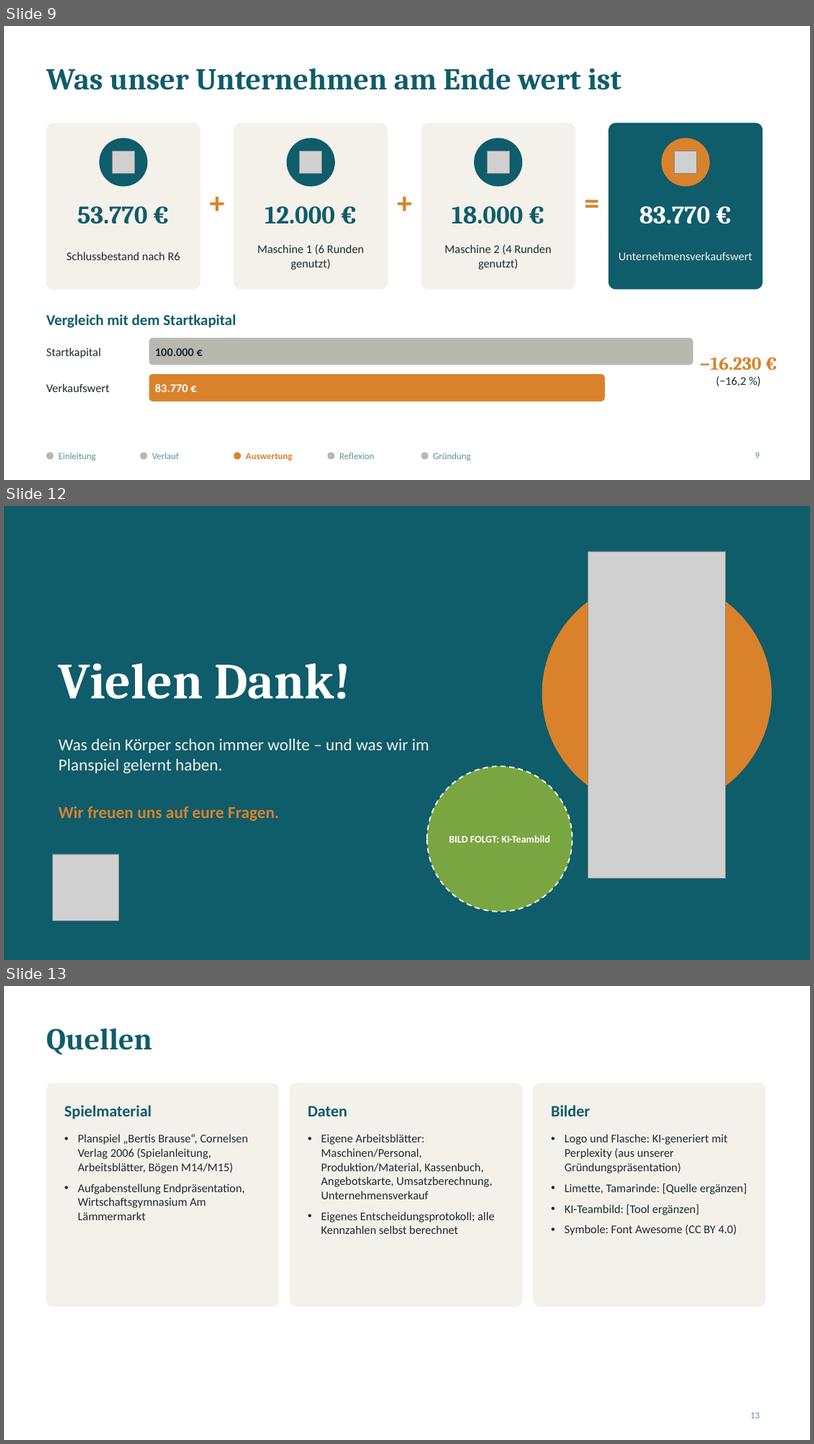
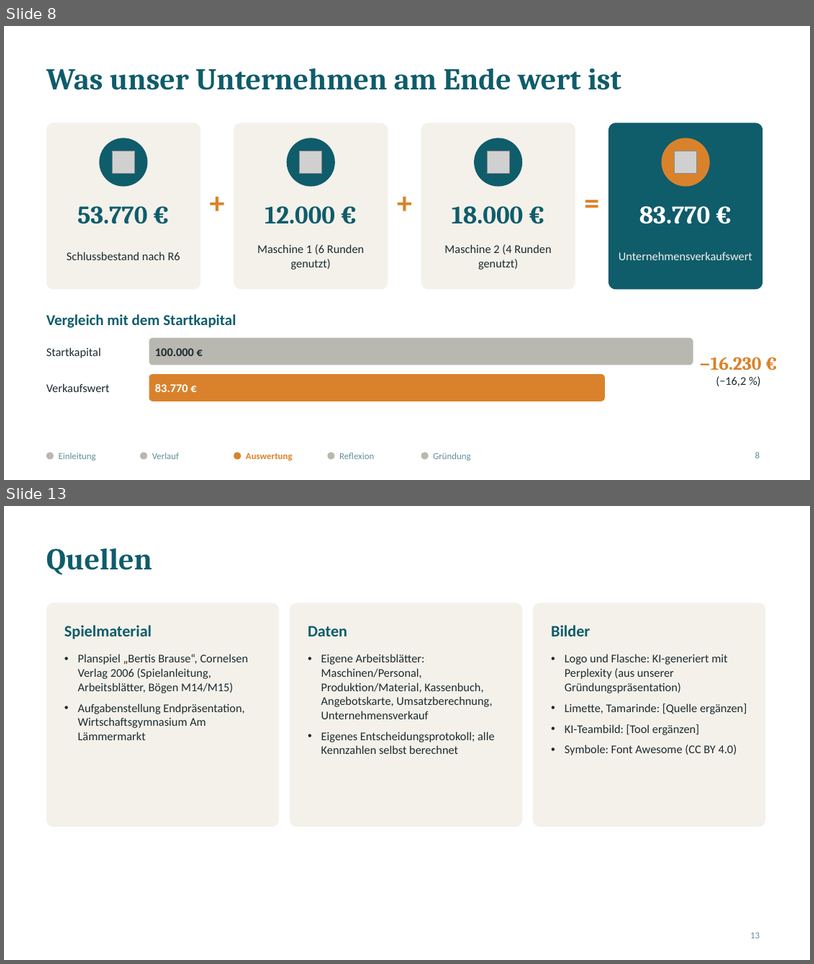
Before and after one commit to jofy0002/claude-workspace, a slide deck: endpraesentation/Elbharz_Endpraesentation.pptx. Shown one above the other, each under a label of ours: slides 9, 12 and 13 before the commit, slides 8 and 13 after it; the slides between them are not shown. The pictures are 814x1444 and 814x964 pixels, drawn with LibreOffice and Linux fonts; fonts in the diff are those of the drawing; grey boxes stand for pictures. Boxes give left, top, right and bottom in pixels: in the first picture for what was removed or moved away, otherwise in the second. Text is boxed around its words. In the diff, an @@ line names an element or a change of style, - is before the commit and + after.

```diff
--- a/endpraesentation/Elbharz_Endpraesentation.pptx
+++ b/endpraesentation/Elbharz_Endpraesentation.pptx
@@ slide 12 removed at <box>4,506,810,960</box>, background #0F5C6B @@
@@ picture removed at <box>589,551,726,878</box> @@
@@ ellipse removed at <box>543,579,772,808</box> @@
@@ text removed at <box>59,663,351,699</box> @@
-Vielen Dank!
@@ text removed at <box>59,738,430,773</box> @@
-Was dein Körper schon immer wollte – und was wir im Planspiel gelernt haben.
@@ ellipse removed at <box>427,766,573,911</box> @@
@@ text removed at <box>59,806,279,821</box> @@
-Wir freuen uns auf eure Fragen.
@@ text removed at <box>449,835,550,842</box> @@
-BILD FOLGT: KI-Teambild
@@ picture removed at <box>52,854,119,921</box> @@
@@ what was slide 9 is now slide 8 @@
@@ page number at <box>756,452,760,458</box>: text changed @@
-9
+8
```
Also in this commit, not shown: 7 slides changed, 3 slides added, 1 other slide removed, 7 other files.
